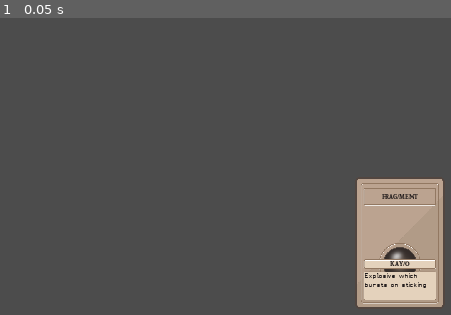
Above: before the commit, frame 1.
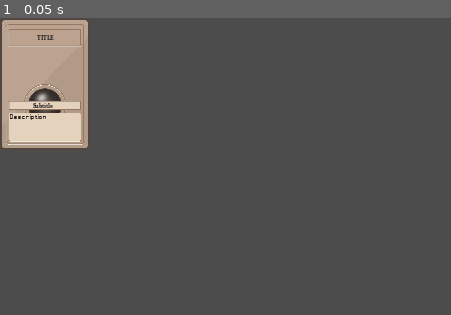
Above: after the commit, the same moment.

Repository: jarusll/Cards
Game: Godot game, scene res://scenes/BaseCard.tscn
Same seed, same stepped clock (60 frames per second), same inputs: the game is played once before the commit and once after it. Before the commit the project starts from res://scenes/Card.tscn.
Inputs:
- Up to frame 1 (0.05 s): no input

The runs differ from the first frame. In frame 1, 16% of the frame differs, in the area x 0-99%, y 0-98%.

Commit message:
mad man commit

Diff:
--- a/project.godot
+++ b/project.godot
@@ -9,25 +9,31 @@
 config_version=4
 
 _global_script_classes=[ {
+"base": "Control",
+"class": "BaseCard",
+"language": "GDScript",
+"path": "res://scenes/BaseCard.gd"
+}, {
 "base": "Node",
-"class": "AbilityCharacterEffectGraph",
+"class": "CardBuilder",
 "language": "GDScript",
-"path": "res://scenes/AbilityCharacterEffectGraph.gd"
+"path": "res://scripts/CardBuilder.gd"
 }, {
-"base": "Area2D",
-"class": "Card",
+"base": "Node",
+"class": "CardFactory",
 "language": "GDScript",
-"path": "res://scenes/Card.gd"
+"path": "res://scripts/CardFactory.gd"
 } ]
 _global_script_class_icons={
-"AbilityCharacterEffectGraph": "",
-"Card": ""
+"BaseCard": "",
+"CardBuilder": "",
+"CardFactory": ""
 }
 
 [application]
 
 config/name="Cards"
-run/main_scene="res://scenes/Card.tscn"
+run/main_scene="res://scenes/BaseCard.tscn"
 config/icon="res://icon.png"
 
 [display]
@@ -41,6 +47,7 @@
 
 filter=false
 mipmap=false
+mouse=true
 
 [physics]
 
--- /dev/null
+++ b/scenes/AbilityCard.gd
@@ -0,0 +1,15 @@
+extends BaseCard
+
+func _ready():
+	set_ability("Ability Name")
+	set_character("Character Name")
+	set_ability_description("Ability Description")
+
+func set_ability(ability):
+	set_title(ability)
+
+func set_character(character):
+	set_subtitle(character)
+
+func set_ability_description(description):
+	set_description(description)
--- /dev/null
+++ b/scenes/AbilityCard.tscn
@@ -0,0 +1,7 @@
+[gd_scene load_steps=3 format=2]
+
+[ext_resource path="res://scenes/BaseCard.tscn" type="PackedScene" id=1]
+[ext_resource path="res://scenes/AbilityCard.gd" type="Script" id=2]
+
+[node name="AbilityCard" instance=ExtResource( 1 )]
+script = ExtResource( 2 )
--- a/scenes/AbilityCharacterEffectGraph.gd
+++ /dev/null
@@ -1,14 +0,0 @@
-extends Node
-
-class_name AbilityCharacterEffectGraph
-
-const GRAPH = {
-	"electricity" : {
-		"wood": ["shock", "burn"]
-	}
-}
-
-func get_relation(ability, character):
-	if GRAPH.has(ability) and GRAPH[ability].has(character):
-		return GRAPH[ability][character]
-	return null
--- /dev/null
+++ b/scenes/BaseCard.gd
@@ -0,0 +1,30 @@
+extends Control
+
+class_name BaseCard
+
+var title_text = "Title"
+var subtitle_text = "Subtitle"
+var description_text = "Description"
+
+func _ready():
+	$Interface/TitleLabel.set_text(title_text)
+	$Interface/SubtitleLabel.set_text(subtitle_text)
+	$Interface/DescriptionLabel.set_text(description_text)
+
+func set_title(title):
+	title_text = title
+	$Interface/TitleLabel.set_text(title_text)
+
+func set_subtitle(subtitle):
+	subtitle_text = subtitle
+	$Interface/SubtitleLabel.set_text(subtitle_text)
+
+func set_description(description):
+	description_text = description
+	$Interface/DescriptionLabel.set_text(description_text)
+
+func _on_Interface_mouse_entered():
+	set_scale(Vector2(1.2, 1.2))
+
+func _on_Interface_mouse_exited():
+	set_scale(Vector2(1, 1))
--- /dev/null
+++ b/scenes/BaseCard.tscn
@@ -0,0 +1,76 @@
+[gd_scene load_steps=8 format=2]
+
+[ext_resource path="res://assets/card/card-front.png" type="Texture" id=1]
+[ext_resource path="res://scenes/BaseCard.gd" type="Script" id=2]
+[ext_resource path="res://assets/Andada-Bold.otf" type="DynamicFontData" id=3]
+[ext_resource path="res://assets/Basic-San-Serif.ttf" type="DynamicFontData" id=4]
+
+[sub_resource type="RectangleShape2D" id=1]
+extents = Vector2( 72, 105.25 )
+
+[sub_resource type="DynamicFont" id=2]
+size = 10
+font_data = ExtResource( 3 )
+
+[sub_resource type="DynamicFont" id=3]
+size = 10
+font_data = ExtResource( 4 )
+
+[node name="BaseCard" type="Control"]
+anchor_right = 1.0
+anchor_bottom = 1.0
+margin_right = -1136.0
+margin_bottom = -509.0
+rect_min_size = Vector2( 144, 211 )
+mouse_filter = 2
+script = ExtResource( 2 )
+
+[node name="CardArea" type="Area2D" parent="."]
+
+[node name="CardCollision" type="CollisionShape2D" parent="CardArea"]
+position = Vector2( 72, 105.75 )
+shape = SubResource( 1 )
+
+[node name="Sprite" type="Sprite" parent="."]
+position = Vector2( 72, 106 )
+scale = Vector2( 0.471154, 0.471154 )
+texture = ExtResource( 1 )
+
+[node name="Interface" type="Control" parent="."]
+anchor_right = 1.0
+anchor_bottom = 1.0
+
+[node name="SubtitleLabel" type="Label" parent="Interface"]
+margin_top = 132.0
+margin_right = 138.0
+margin_bottom = 149.0
+custom_colors/font_color = Color( 0.133333, 0.109804, 0.109804, 1 )
+custom_fonts/font = SubResource( 2 )
+align = 1
+valign = 1
+
+[node name="DescriptionLabel" type="Label" parent="Interface"]
+margin_left = 16.0
+margin_top = 154.0
+margin_right = 128.0
+margin_bottom = 195.0
+custom_colors/font_color = Color( 0.133333, 0.109804, 0.109804, 1 )
+custom_fonts/font = SubResource( 3 )
+autowrap = true
+
+[node name="TitleLabel" type="Label" parent="Interface"]
+margin_left = 5.0
+margin_top = 23.0
+margin_right = 141.0
+margin_bottom = 40.0
+custom_colors/font_color = Color( 0.133333, 0.109804, 0.109804, 1 )
+custom_fonts/font = SubResource( 2 )
+align = 1
+valign = 1
+uppercase = true
+__meta__ = {
+"_editor_description_": ""
+}
+
+[connection signal="mouse_entered" from="Interface" to="." method="_on_Interface_mouse_entered"]
+[connection signal="mouse_exited" from="Interface" to="." method="_on_Interface_mouse_exited"]
--- a/scenes/Card.gd
+++ /dev/null
@@ -1,22 +0,0 @@
-extends Area2D
-class_name Card
-
-var ability_name = "FRAG/ment"
-var character_name = "KAY/O"
-var description_text = "Explosive which bursts on sticking"
-
-func _ready():
-	$AbilityLabel.set_text(ability_name)
-	$CharacterLabel.set_text(character_name)
-	$DescriptionLabel.set_text(description_text)
-	var screensize = get_viewport().get_visible_rect().size
-	position = Vector2(screensize.x/2, screensize.y/2)
-
-func set_ability(ability):
-	ability_name = ability
-
-func set_character(character):
-	character_name = character
-
-func set_description(description):
-	description_text = description
--- a/scenes/Card.tscn
+++ /dev/null
@@ -1,66 +0,0 @@
-[gd_scene load_steps=8 format=2]
-
-[ext_resource path="res://assets/card/card-front.png" type="Texture" id=1]
-[ext_resource path="res://scenes/Card.gd" type="Script" id=2]
-[ext_resource path="res://assets/Andada-Bold.otf" type="DynamicFontData" id=3]
-[ext_resource path="res://assets/Basic-San-Serif.ttf" type="DynamicFontData" id=4]
-
-[sub_resource type="DynamicFont" id=2]
-size = 10
-font_data = ExtResource( 3 )
-
-[sub_resource type="DynamicFont" id=3]
-size = 10
-font_data = ExtResource( 4 )
-
-[sub_resource type="RectangleShape2D" id=1]
-extents = Vector2( 72, 105.5 )
-
-[node name="Card" type="Area2D"]
-script = ExtResource( 2 )
-
-[node name="Position2D" type="Position2D" parent="."]
-
-[node name="Sprite" type="Sprite" parent="."]
-scale = Vector2( 0.471154, 0.471154 )
-texture = ExtResource( 1 )
-
-[node name="CharacterLabel" type="Label" parent="."]
-margin_left = -69.0
-margin_top = 25.0
-margin_right = 69.0
-margin_bottom = 42.0
-custom_colors/font_color = Color( 0.133333, 0.109804, 0.109804, 1 )
-custom_fonts/font = SubResource( 2 )
-align = 1
-valign = 1
-
-[node name="DescriptionLabel" type="Label" parent="."]
-anchor_left = 0.376
-anchor_top = 0.438
-anchor_right = 0.376
-anchor_bottom = 0.438
-margin_left = -55.5
-margin_top = 47.9519
-margin_right = 56.5
-margin_bottom = 88.9519
-custom_colors/font_color = Color( 0.133333, 0.109804, 0.109804, 1 )
-custom_fonts/font = SubResource( 3 )
-autowrap = true
-
-[node name="AbilityLabel" type="Label" parent="."]
-margin_left = -70.0
-margin_top = -83.0
-margin_right = 71.0
-margin_bottom = -66.0
-custom_colors/font_color = Color( 0.133333, 0.109804, 0.109804, 1 )
-custom_fonts/font = SubResource( 2 )
-align = 1
-valign = 1
-uppercase = true
-__meta__ = {
-"_editor_description_": ""
-}
-
-[node name="CardCollision" type="CollisionShape2D" parent="."]
-shape = SubResource( 1 )
--- /dev/null
+++ b/scenes/CardCollision.gd
@@ -0,0 +1,16 @@
+extends CollisionShape2D
+
+
+# Declare member variables here. Examples:
+# var a = 2
+# var b = "text"
+
+
+# Called when the node enters the scene tree for the first time.
+func _ready():
+	pass # Replace with function body.
+
+
+# Called every frame. 'delta' is the elapsed time since the previous frame.
+#func _process(delta):
+#	pass
--- /dev/null
+++ b/scenes/CharacterCard.gd
@@ -0,0 +1,15 @@
+extends BaseCard
+
+func _ready():
+	set_name("Character Name")
+	set_game("Game")
+	set_character_description("Character Description")
+
+func set_name(ability):
+	set_title(ability)
+
+func set_game(character):
+	set_subtitle(character)
+
+func set_character_description(description):
+	set_description(description)
--- /dev/null
+++ b/scenes/CharacterCard.tscn
@@ -0,0 +1,7 @@
+[gd_scene load_steps=3 format=2]
+
+[ext_resource path="res://scenes/BaseCard.tscn" type="PackedScene" id=1]
+[ext_resource path="res://scenes/CharacterCard.gd" type="Script" id=2]
+
+[node name="CharacterCard" instance=ExtResource( 1 )]
+script = ExtResource( 2 )
--- /dev/null
+++ b/scenes/Main.gd
@@ -0,0 +1,14 @@
+extends Node
+
+const CardFactory = preload('res://scripts/CardFactory.gd')
+
+func _ready():
+	pass
+	# var ability = CardFactory.new().make('ability')
+	# var character = CardFactory.new().make('character')
+	# $Interface/Enemies.add_child(character)
+	# $Interface/Enemies.add_child(ability)
+	# $Enemies.add_child(character)
+	# $Enemies.add_child(character)
+	# self.add_child(ability)
+	# self.add_child(character)
--- a/scenes/Main.tscn
+++ b/scenes/Main.tscn
@@ -1,8 +1,76 @@
-[gd_scene load_steps=2 format=2]
+[gd_scene load_steps=4 format=2]
 
 [ext_resource path="res://scenes/Main.gd" type="Script" id=1]
+[ext_resource path="res://scenes/CharacterCard.tscn" type="PackedScene" id=2]
+[ext_resource path="res://scenes/AbilityCard.tscn" type="PackedScene" id=3]
 
-[node name="Main" type="CanvasLayer"]
+[node name="Main" type="Node"]
 script = ExtResource( 1 )
 
-[node name="CardHolder" type="Node" parent="."]
+[node name="Interface" type="Control" parent="."]
+anchor_right = 1.0
+anchor_bottom = 1.0
+margin_top = 60.0
+margin_bottom = -444.0
+
+[node name="Enemies" type="HBoxContainer" parent="Interface"]
+anchor_right = 1.0
+anchor_bottom = 1.0
+grow_horizontal = 0
+grow_vertical = 0
+mouse_filter = 2
+size_flags_horizontal = 3
+alignment = 1
+
+[node name="CharacterCard" parent="Interface/Enemies" instance=ExtResource( 2 )]
+anchor_right = 0.0
+anchor_bottom = 0.0
+margin_left = 494.0
+margin_right = 638.0
+margin_bottom = 216.0
+
+[node name="CharacterCard2" parent="Interface/Enemies" instance=ExtResource( 2 )]
+anchor_right = 0.0
+anchor_bottom = 0.0
+margin_left = 642.0
+margin_right = 786.0
+margin_bottom = 216.0
+
+[node name="Cards" type="HBoxContainer" parent="Interface"]
+margin_left = 1.0
+margin_top = 345.0
+margin_right = 1280.0
+margin_bottom = 561.0
+grow_horizontal = 0
+grow_vertical = 0
+mouse_filter = 2
+size_flags_horizontal = 3
+alignment = 1
+
+[node name="AbilityCard" parent="Interface/Cards" instance=ExtResource( 3 )]
+anchor_right = 0.0
+anchor_bottom = 0.0
+margin_left = 345.0
+margin_right = 489.0
+margin_bottom = 216.0
+
+[node name="AbilityCard2" parent="Interface/Cards" instance=ExtResource( 3 )]
+anchor_right = 0.0
+anchor_bottom = 0.0
+margin_left = 493.0
+margin_right = 637.0
+margin_bottom = 216.0
+
+[node name="AbilityCard3" parent="Interface/Cards" instance=ExtResource( 3 )]
+anchor_right = 0.0
+anchor_bottom = 0.0
+margin_left = 641.0
+margin_right = 785.0
+margin_bottom = 216.0
+
+[node name="AbilityCard4" parent="Interface/Cards" instance=ExtResource( 3 )]
+anchor_right = 0.0
+anchor_bottom = 0.0
+margin_left = 789.0
+margin_right = 933.0
+margin_bottom = 216.0
--- /dev/null
+++ b/scripts/CardBuilder.gd
@@ -0,0 +1,25 @@
+extends Node
+
+class_name CardBuilder
+
+const BaseCard = preload('res://scenes/BaseCard.tscn')
+var card_instance
+
+func build():
+	card_instance = BaseCard.instance()
+	return self
+
+func with_title(title):
+	card_instance.set_title(title)
+	return self
+
+func with_subtitle(subtitle):
+	card_instance.set_subtitle(subtitle)
+	return self
+
+func with_description(description):
+	card_instance.set_description(description)
+	return self
+
+func get_card():
+	return card_instance
--- /dev/null
+++ b/scripts/CardFactory.gd
@@ -0,0 +1,13 @@
+extends Node
+
+class_name CardFactory
+
+const AbilityCard = preload('res://scenes/AbilityCard.tscn')
+const CharacterCard = preload('res://scenes/CharacterCard.tscn')
+
+func make(type):
+	if type == 'ability':
+		return AbilityCard.instance()
+	if type == 'character':
+		return CharacterCard.instance()
+	# return null
